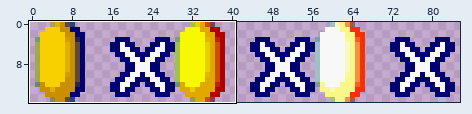
File history of a sprite sheet, Mario Forever in C++/data/resources/CoinHUD.png. The first picture is a wide view before the edit; the outline marks the close-up.
Close-up. Before the edit:
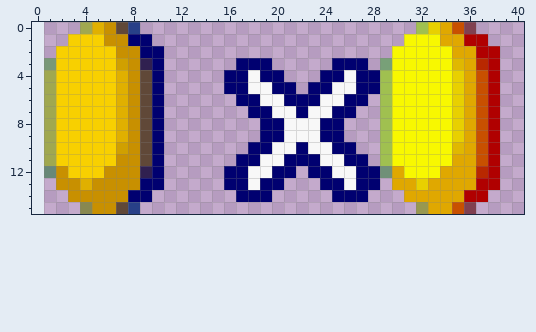
The file is 84x16 pixels. Shown: x 0..40, y 0..15. The old version is drawn lined up with the new one, on the new canvas. The commit also changed other parts of the picture, which this record leaves out.
And afterwards:
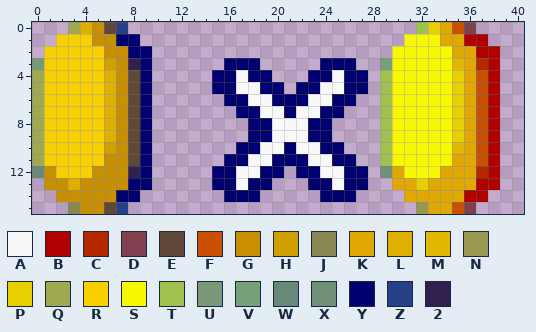
Palette (. is transparent): A #f8f8f8  B #b00000  C #b82800  D #804050  E #604838  F #c85000  G #c89000  H #d0a000  J #888850  K #e0a800  L #e0b000  M #e0b800  N #989850  P #e8d000  Q #a0a850  R #f8d000  S #f8f800  T #a0c050  U #789878  V #78a078  W #688878  X #709078  Y #000070  Z #284088  2 #302050
Changes in this commit:
canvas 84x16 -> 86x16, the old top-left corner now at 1,0
y 0: x 3..8 .QLGEZ -> QLGEZ.
y 1: x 2 . -> R; x 5 R -> G; x 7 G -> Y; x 9 Y -> .
y 2: x 1 . -> R; x 6 R -> G; x 8 G -> Y; x 10 Y -> .
y 3: x 0..1 .U -> UR; x 6..10 RHG2Y -> HG2Y.; x 16 . -> Y; x 19 Y -> .; x 24 . -> Y; x 27 Y -> .
y 4: x 0..1 .Q -> QR; x 6..10 RLGEY -> LGEY.; x 15 . -> Y; x 17..18 YA -> AY; x 20 Y -> .; x 23 . -> Y; x 25..26 YA -> AY; x 28 Y -> .
y 5: x 0..1 .Q -> QR; x 6..10 RLGEY -> LGEY.; x 15 . -> Y; x 17 Y -> A; x 19 A -> Y; x 21..22 Y. -> .Y; x 24 Y -> A; x 26 A -> Y; x 28 Y -> .
y 6: x 0..1 .Q -> QR; x 6..10 RLGEY -> LGEY.; x 16 . -> Y; x 18 Y -> A; x 20 A -> Y; x 23 Y -> A; x 25 A -> Y; x 27 Y -> .
y 7: x 0..1 .Q -> QR; x 6..10 RLGEY -> LGEY.; x 17 . -> Y; x 19 Y -> A; x 21..22 AY -> YA; x 24 A -> Y; x 26 Y -> .
y 8..9: x 0..1 .Q -> QR; x 6..10 RLGEY -> LGEY.; x 18 . -> Y; x 20 Y -> A; x 23 A -> Y; x 25 Y -> .
y 10: x 0..1 .Q -> QR; x 6..10 RHGEY -> HGEY.; x 17 . -> Y; x 19 Y -> A; x 21..22 AY -> YA; x 24 A -> Y; x 26 Y -> .
y 11: x 0..1 .Q -> QR; x 6 R -> G; x 8..10 GEY -> EY.; x 16 . -> Y; x 18 Y -> A; x 20 A -> Y; x 23 Y -> A; x 25 A -> Y; x 27 Y -> .
y 12: x 0..2 .WG -> WGR; x 5 R -> G; x 8..10 G2Y -> 2Y.; x 15 . -> Y; x 17 Y -> A; x 19 A -> Y; x 21..22 Y. -> .Y; x 24 Y -> A; x 26 A -> Y; x 28 Y -> .
y 13: x 1 . -> G; x 3..4 GL -> LG; x 8 G -> Y; x 10 Y -> .; x 15 . -> Y; x 17..18 YA -> AY; x 20 Y -> .; x 23 . -> Y; x 25..26 YA -> AY; x 28 Y -> .
y 14: x 2 . -> G; x 7 G -> Y; x 9 Y -> .; x 16 . -> Y; x 19 Y -> .; x 24 . -> Y; x 27 Y -> .
y 15: x 3..4 .J -> JG; x 6..8 GEZ -> EZ.
